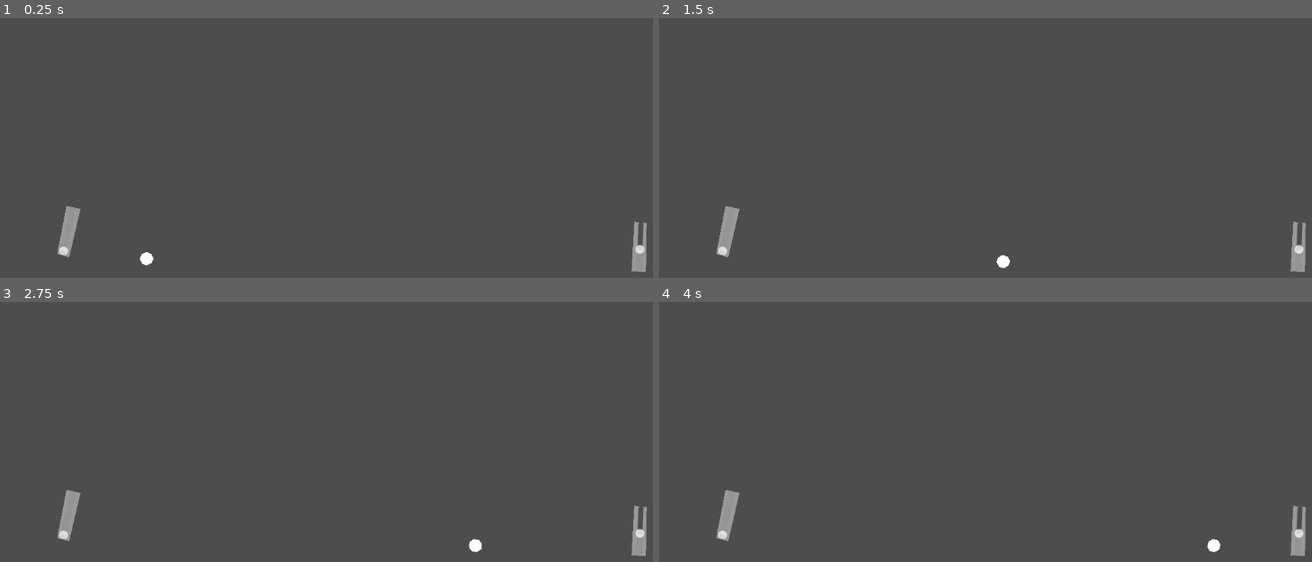
Above: before the commit, frames 1-4 (two rows, left to right).
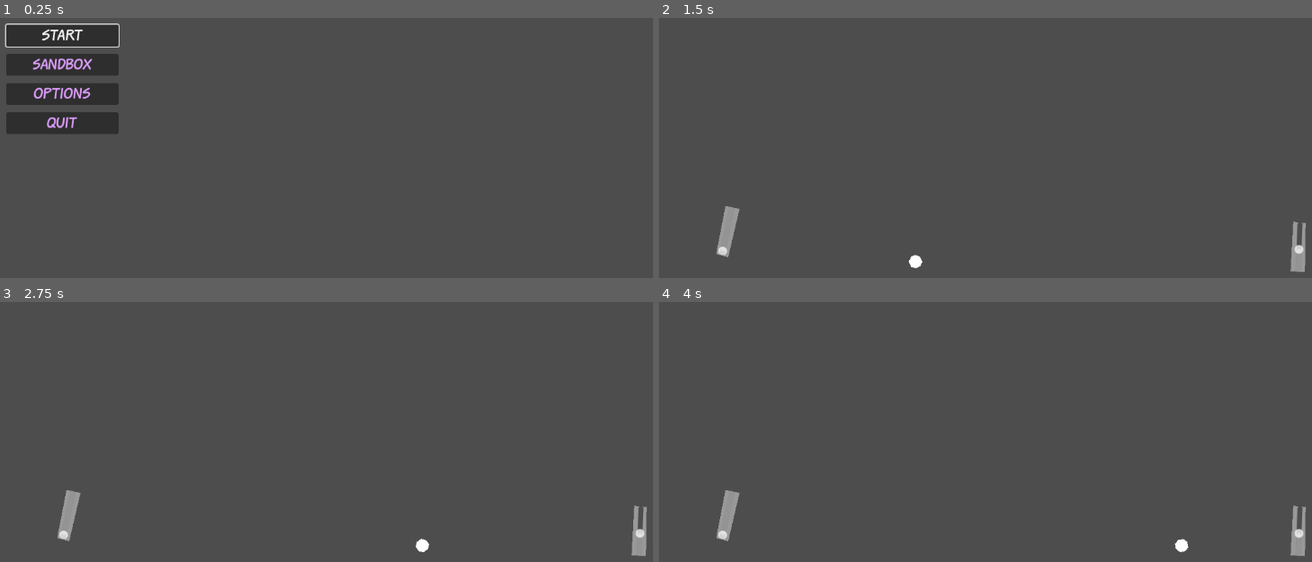
Above: after the commit, the same moments.

Repository: TisFoolish/AutomateAway
Game: Godot game, scene res://scenes/Menus/main_menu.tscn
Same seed, same stepped clock (60 frames per second), same inputs: the game is played once before the commit and once after it. Before the commit the project starts from res://scenes/levels/test_sandbox.tscn.
Inputs (mouse positions are in pixels of both pictures, inside the frame that each line leads up to):
- Up to frame 1 (0.25 s): no input
- Up to frame 2 (1.5 s): click (724, 64) at 0.5 s, where only the run after the commit has a clickable "Sandbox"; move the mouse to (1174, 59) at 1.27 s; click (1174, 59) at 1.42 s
- Up to frame 3 (2.75 s): move the mouse to (215, 382) at 2.02 s; click (215, 382) at 2.17 s
- Up to frame 4 (4 s): move the mouse to (outside the picture) at 2.77 s; click (outside the picture) at 2.92 s; move the mouse to (985, 445) at 3.52 s; click (985, 445) at 3.67 s

The runs differ from the first frame. In frame 1, 6.5% of the frame differs, in the area x 0-100%, y 2-98%; in frame 2, 0.2%; in frame 3, 0.2%; in frame 4, 0.2%.

Commit message:
rl:added VERY basic main menu. Used a special font too :3

Diff:
--- a/project.godot
+++ b/project.godot
@@ -11,7 +11,7 @@
 [application]
 
 config/name="Automate Away"
-run/main_scene="res://scenes/levels/test_sandbox.tscn"
+run/main_scene="res://scenes/Menus/main_menu.tscn"
 config/features=PackedStringArray("4.0", "Forward Plus")
 config/icon="res://icon.svg"
 
--- /dev/null
+++ b/scenes/Menus/main_menu.gd
@@ -0,0 +1,23 @@
+extends Control
+
+
+# Called when the node enters the scene tree for the first time.
+func _ready():
+	$MarginContainer/VBoxContainer/Start.grab_focus()
+
+
+# Called every frame. 'delta' is the elapsed time since the previous frame.
+func _process(delta):
+	pass
+
+
+func _on_start_pressed():
+	get_tree().change_scene_to_file("res://scenes/levels/bedroom.tscn")
+
+
+func _on_quit_pressed():
+	get_tree().quit()
+
+
+func _on_sandbox_pressed():
+	get_tree().change_scene_to_file("res://scenes/levels/test_sandbox.tscn")
--- /dev/null
+++ b/scenes/Menus/main_menu.tscn
@@ -0,0 +1,59 @@
+[gd_scene load_steps=4 format=3 uid="uid://djwljukcfue5n"]
+
+[ext_resource type="Script" path="res://scenes/Menus/main_menu.gd" id="1_ywwlp"]
+[ext_resource type="FontFile" uid="uid://bcw2kqa31v6vg" path="res://assets/Pulsar Free.otf" id="2_l3m0l"]
+
+[sub_resource type="Theme" id="Theme_7wcka"]
+Button/colors/font_color = Color(0.858824, 0.611765, 0.976471, 1)
+Button/font_sizes/font_size = 26
+Button/fonts/font = ExtResource("2_l3m0l")
+
+[node name="MainMenu" type="Control"]
+layout_mode = 3
+anchors_preset = 15
+anchor_right = 1.0
+anchor_bottom = 1.0
+grow_horizontal = 2
+grow_vertical = 2
+script = ExtResource("1_ywwlp")
+
+[node name="MarginContainer" type="MarginContainer" parent="."]
+layout_mode = 1
+anchors_preset = 4
+anchor_top = 0.5
+anchor_bottom = 0.5
+offset_top = -68.5
+offset_right = 200.0
+offset_bottom = 68.5
+grow_vertical = 2
+theme = SubResource("Theme_7wcka")
+theme_override_constants/margin_left = 10
+theme_override_constants/margin_top = 10
+theme_override_constants/margin_right = 10
+theme_override_constants/margin_bottom = 10
+
+[node name="VBoxContainer" type="VBoxContainer" parent="MarginContainer"]
+layout_mode = 2
+theme_override_constants/separation = 12
+
+[node name="Start" type="Button" parent="MarginContainer/VBoxContainer"]
+layout_mode = 2
+focus_neighbor_top = NodePath("../Quit")
+text = "Start"
+
+[node name="Sandbox" type="Button" parent="MarginContainer/VBoxContainer"]
+layout_mode = 2
+text = "Sandbox"
+
+[node name="Options" type="Button" parent="MarginContainer/VBoxContainer"]
+layout_mode = 2
+text = "Options"
+
+[node name="Quit" type="Button" parent="MarginContainer/VBoxContainer"]
+layout_mode = 2
+focus_neighbor_bottom = NodePath("../Start")
+text = "Quit"
+
+[connection signal="pressed" from="MarginContainer/VBoxContainer/Start" to="." method="_on_start_pressed"]
+[connection signal="pressed" from="MarginContainer/VBoxContainer/Sandbox" to="." method="_on_sandbox_pressed"]
+[connection signal="pressed" from="MarginContainer/VBoxContainer/Quit" to="." method="_on_quit_pressed"]
Binary file added: assets/Pulsar Free.otf
Not shown, added: assets/Pulsar Free.otf.import
